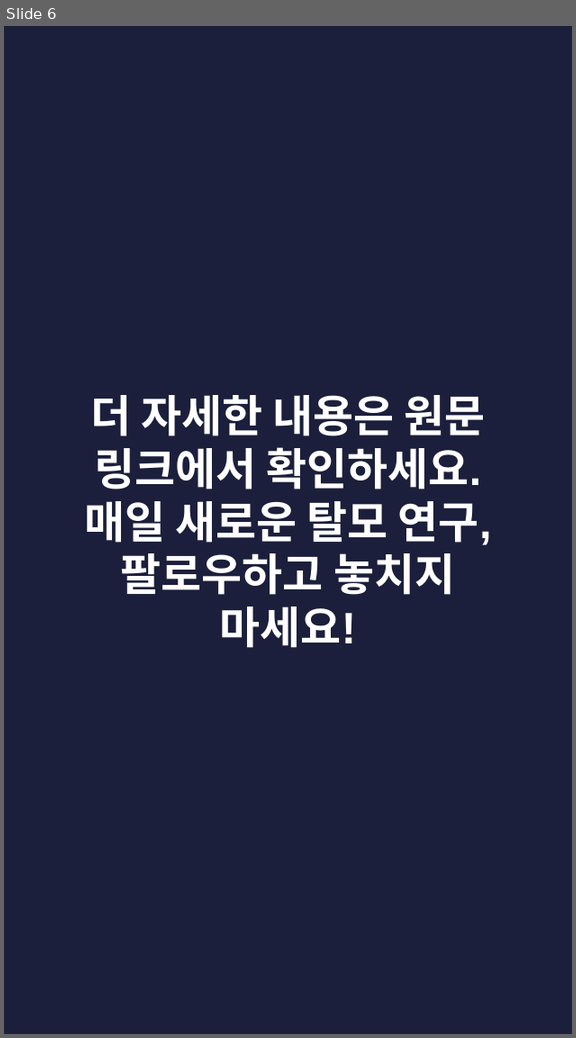
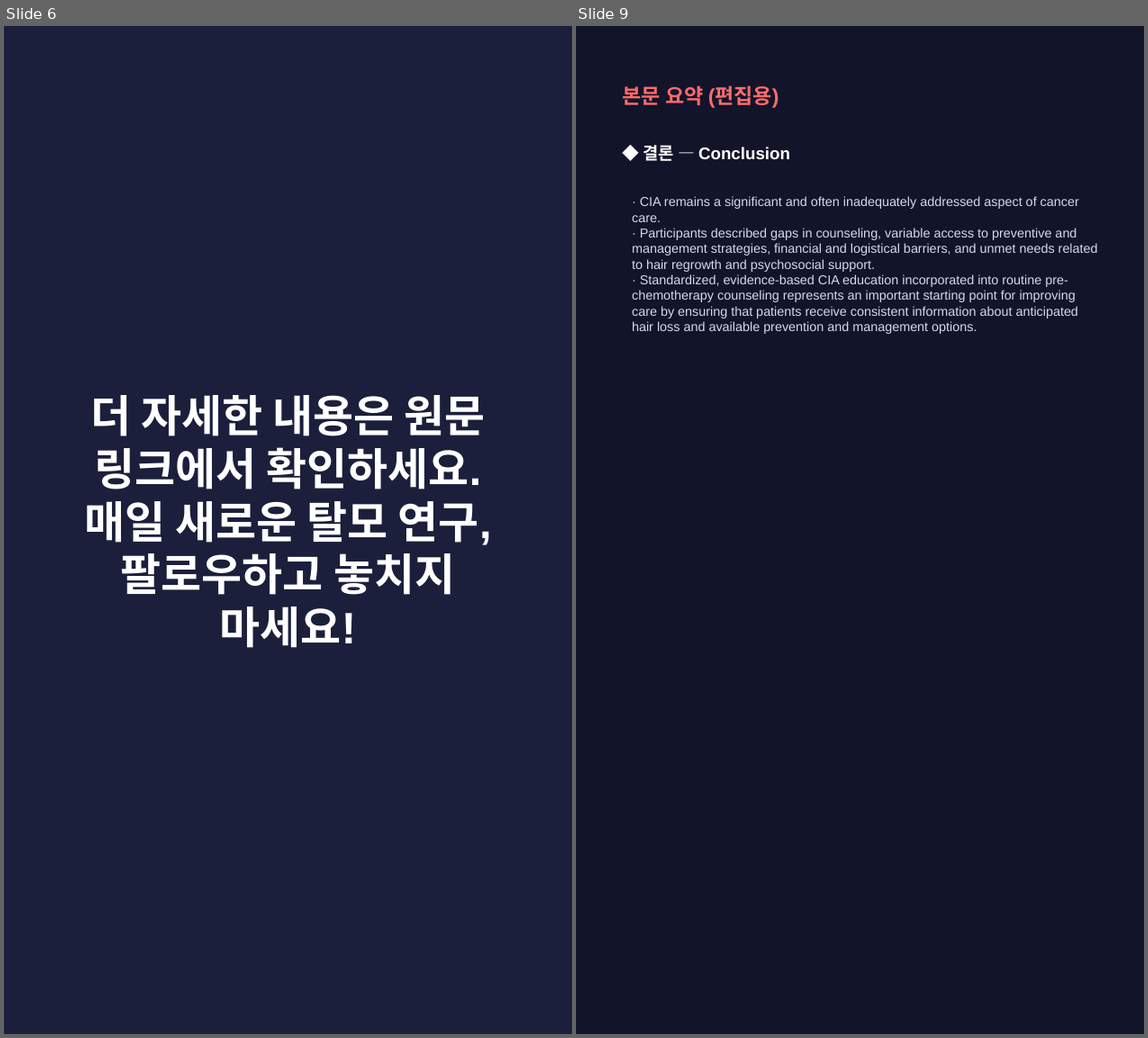
Before and after one commit to hyokang2010-BJ-ANTH/product-builder-test, a slide deck: pwa/data/latest/slides.pptx. Shown side by side, each under a label of ours: slide 6 before the commit, slides 6 and 9 after it; the slides between them are not shown. The pictures are 576x1038 and 1148x1038 pixels, drawn with LibreOffice and Linux fonts; fonts in the diff are those of the drawing. Boxes give left, top, right and bottom in pixels: in the first picture for what was removed or moved away, otherwise in the second. Text is boxed around its words. In the diff, an @@ line names an element or a change of style, - is before the commit and + after.

```diff
--- a/pwa/data/latest/slides.pptx
+++ b/pwa/data/latest/slides.pptx
@@ slide 9 added at (576,26,1144,1034), background #12142A @@
@@ text added at (623,85,779,108), 16 pt, text #FF6B6B, bold @@
+본문 요약 (편집용)
@@ text added at (644,145,790,161), 13 pt, text #FFFFFF, bold @@
+◆ 결론 — Conclusion
@@ text added at (632,196,1098,334), 10 pt, text #D5D8EA @@
+· CIA remains a significant and often inadequately addressed aspect of cancer care.
+· Participants described gaps in counseling, variable access to preventive and management strategies, financial and logistical barriers, and unmet needs related to hair regrowth and psychosocial support.
+· Standardized, evidence-based CIA education incorporated into routine pre-chemotherapy counseling represents an important starting point for improving care by ensuring that patients receive consistent information about anticipated hair loss and available prevention and management options.
```
Also in this commit, not shown: 3 slides changed, 4 other slides added, 4 slides removed, 26 other files.
